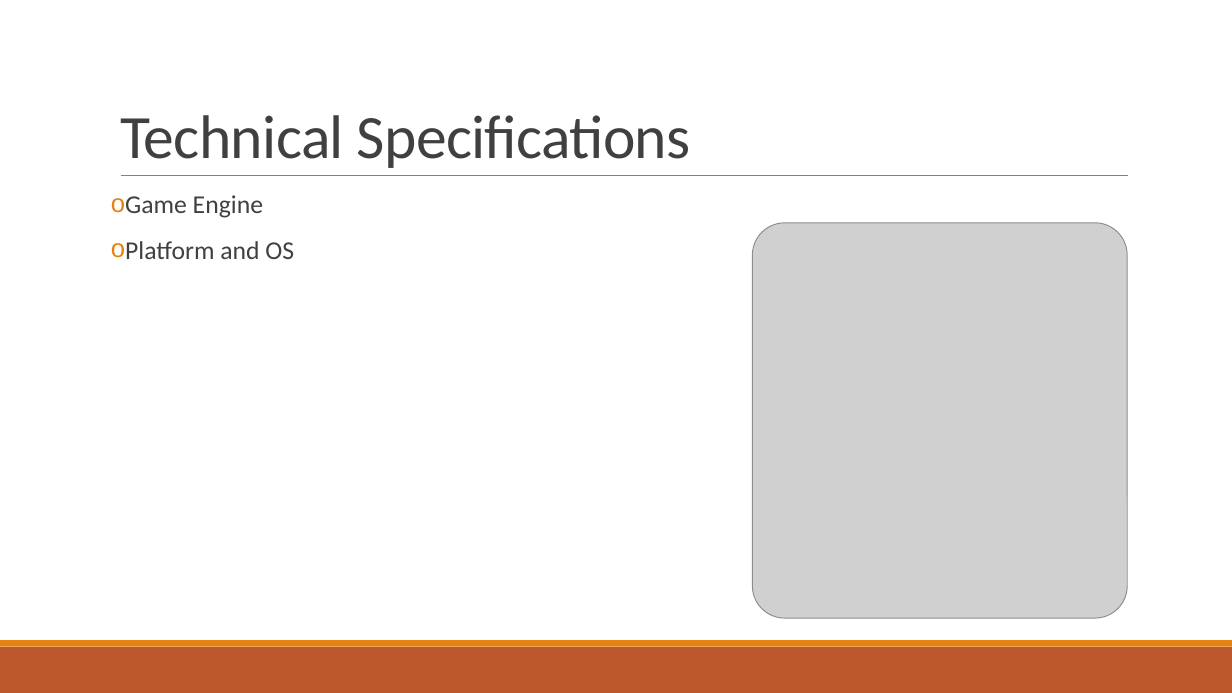
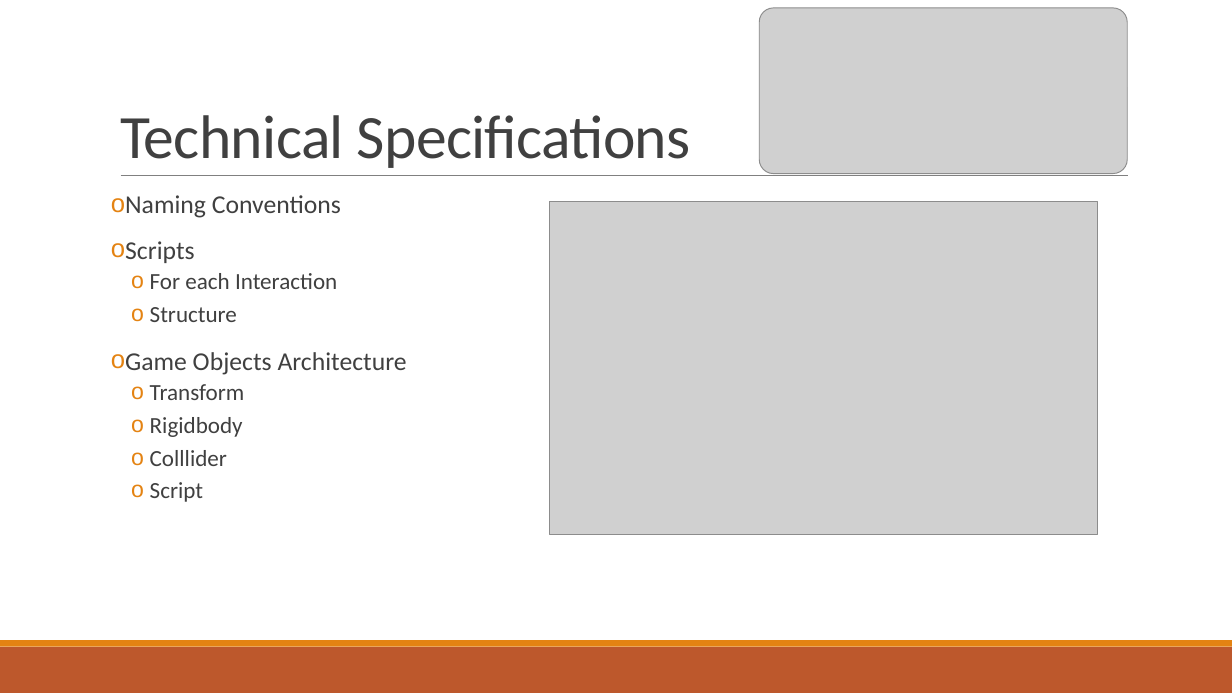
Before and after one commit to jonnynabors/Belly-Of-The-Beast, a slide deck: slide 9 of Documentation/Design Document/UnityDesignPresentation.pptx (slide 10 before the commit). Drawn at 1232x693 pixels with LibreOffice and Linux fonts; fonts in the diff are those of the drawing; grey boxes stand for pictures. Boxes give left, top, right and bottom in pixels: in the first picture for what was removed or moved away, otherwise in the second. Text is boxed around its words. In the diff, an @@ line names an element or a change of style, - is before the commit and + after.

```diff
--- a/Documentation/Design Document/UnityDesignPresentation.pptx
+++ b/Documentation/Design Document/UnityDesignPresentation.pptx
@@ picture added at (760, 8, 1128, 174) @@
@@ text at (125, 195, 407, 502): text changed; size 20 to 18 pt @@
-o Game Engine
-o Platform and OS
+o Naming Conventions
+o Scripts
+  o For each Interaction
+  o Structure
+o Game Objects Architecture
+  o Transform
+  o Rigidbody
+  o Colllider
+  o Script
@@ picture added at (550, 201, 1098, 534) @@
@@ picture removed at (752, 223, 1128, 618) @@
```
Also in this commit, not shown: 8 other slides changed, 2 slides added, 3 slides removed, 1 other file.
